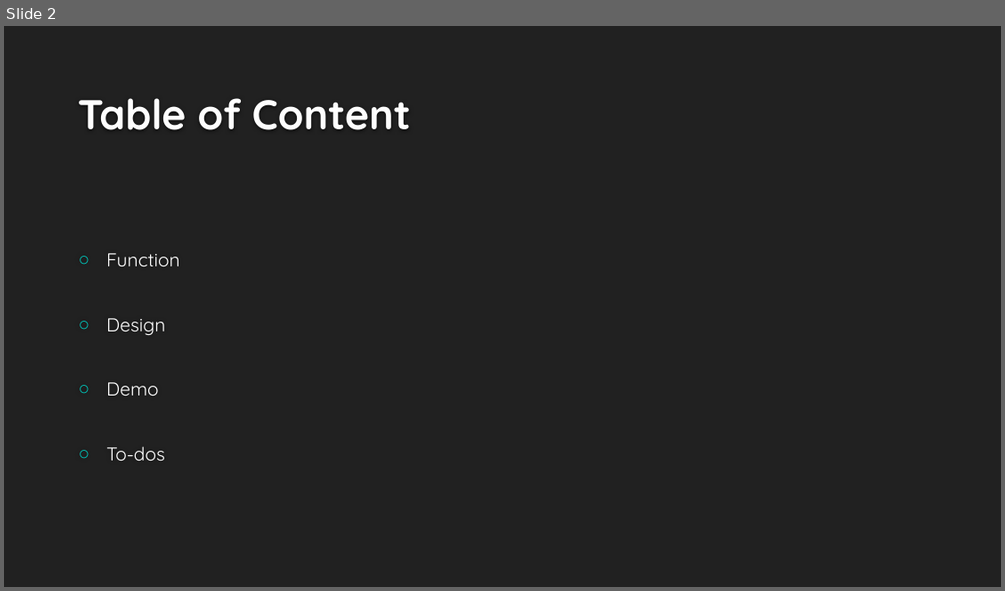
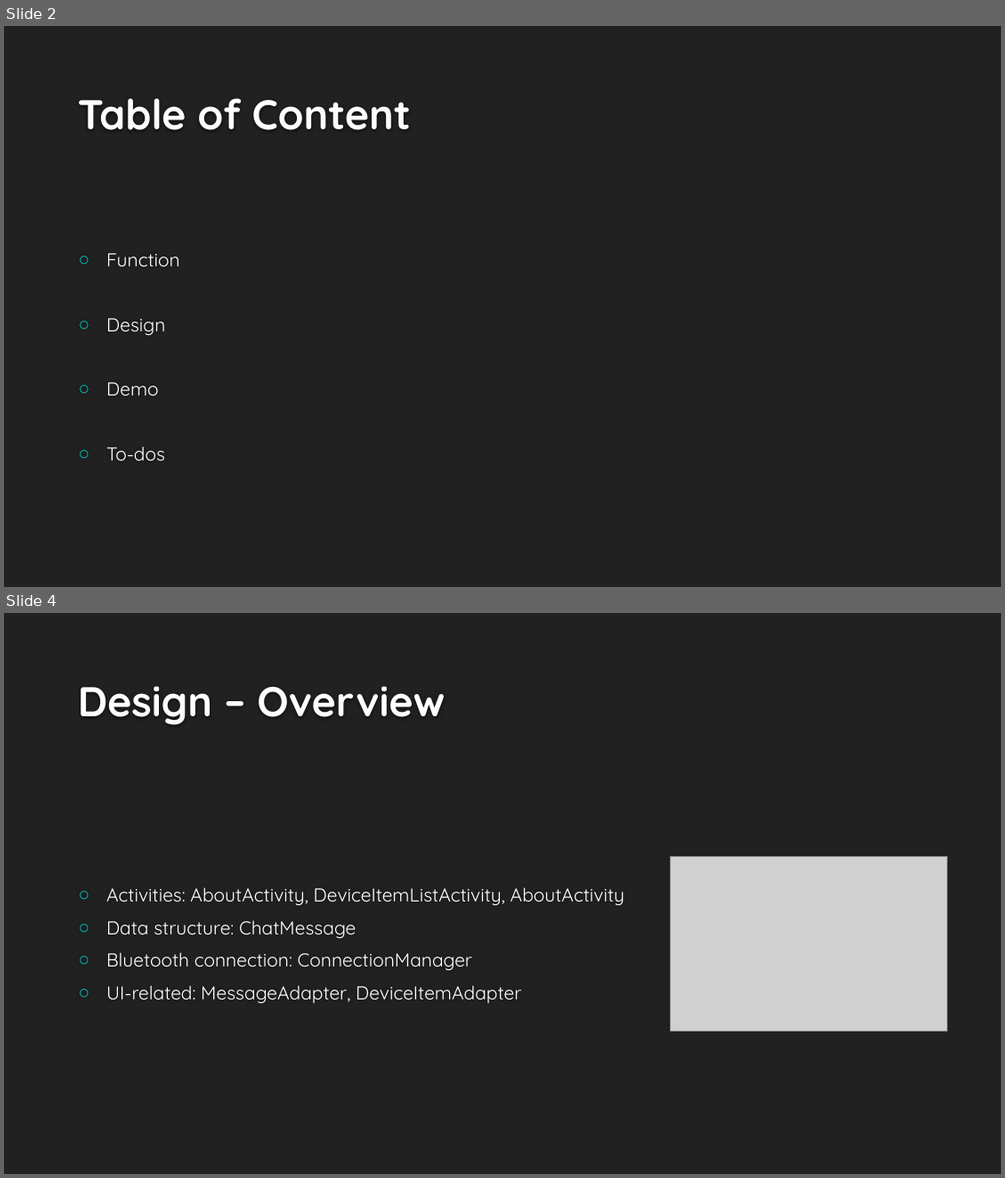
Before and after one commit to peiZ-peter/BluetoothChat, a slide deck: Presentation.pptx. Shown one above the other, each under a label of ours: slide 2 before the commit, slides 2 and 4 after it; the slides between them are not shown. The pictures are 1005x591 and 1005x1178 pixels, drawn with LibreOffice and Linux fonts; fonts in the diff are those of the drawing; grey boxes stand for pictures; background and template pictures are left out. Boxes give left, top, right and bottom in pixels: in the first picture for what was removed or moved away, otherwise in the second. Text is boxed around its words. In the diff, an @@ line names an element or a change of style, - is before the commit and + after.

```diff
--- a/Presentation.pptx
+++ b/Presentation.pptx
@@ slide 4 added at (4,613,1001,1174), background #212121 @@
@@ title added at (78,686,445,725), 40 pt, text #FEFEFE, bold @@
+Design – Overview
@@ picture added at (671,856,947,1030) @@
@@ text added at (106,887,624,1003), 18 pt, text #FFFFFF @@
+○ Activities: AboutActivity, DeviceItemListActivity, AboutActivity
+○ Data structure: ChatMessage
+○ Bluetooth connection: ConnectionManager
+○ UI-related: MessageAdapter, DeviceItemAdapter
```
Also in this commit, not shown: 1 slide changed, 13 other slides added, 26 other files.
